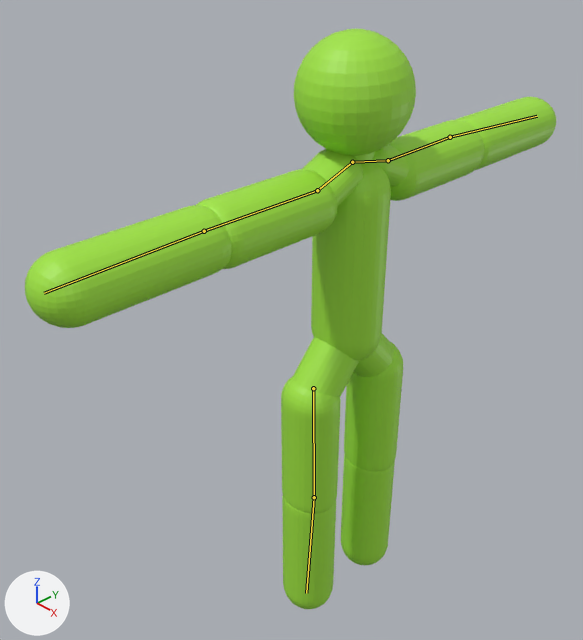
A saved change to the Blender file Models/Stickman2.blend.
Camera for both pictures: a 50 mm camera at (6.19, -7.42, 5.52) aimed at (-0.42, -1.21, 0.24). The lights are fixed; the arrows at lower left show +X, +Y and +Z. The bones that change are drawn over the model as lines.

Objects in the first picture: 'Arm1.L', 'Arm1.R', 'Arm2.L', 'Arm2.R', 'Body', 'Head', 'Hip.R', 'Leg1.L', 'Leg1.R', 'Leg2.L', 'Leg2.R', 'Shoulder.L', 'Shoulder.R'.
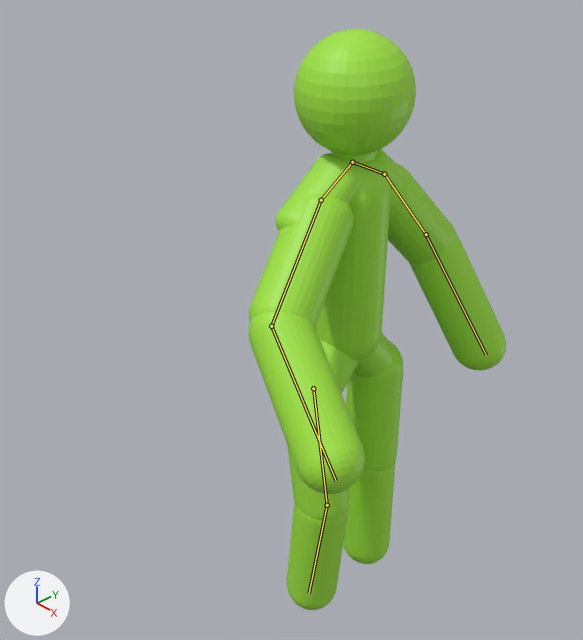
The newer file adds an action. The first version stands in its rest pose; the second is drawn at frame 1 of the action 'Idle'.

The edits, one by one:
Bone 'B.ShoulderL' (bone_b_shoulderl) turns from (0, 0, 0) to (-15, 0, 0) degrees about its own x, y and z.
Bone 'B.Arm2L' (bone_b_arm2l) turns from (0, 0, 0) to (-33, -3, -4) degrees about its own x, y and z.
Bone 'B.Arm1L' (bone_b_arm1l) turns from (0, 0, 0) to (-27, -11, -17) degrees about its own x, y and z.
Bone 'B.ShoulderR' (bone_b_shoulderr) turns from (0, 0, 0) to (13, 1, -1) degrees about its own x, y and z.
Bone 'B.Arm2R' (bone_b_arm2r) turns from (0, 0, 0) to (33, 16, -8) degrees about its own x, y and z.
Bone 'B.Arm1R' (bone_b_arm1r) turns from (0, 0, 0) to (19, 24, -29) degrees about its own x, y and z.
Bone 'B.Leg2R' (bone_b_leg2r) turns from (0, 0, 0) to (0, 0, 8) degrees about its own x, y and z.
Bone 'B.Leg1R' (bone_b_leg1r) turns from (0, 0, 0) to (0, 0, -14) degrees about its own x, y and z.

Where the change shows, as pixel boxes [x1, y1, x2, y2] in the pictures (583 x 640 px):
'Arm1.R', posed (43% narrower, 48% taller): before [25, 205, 231, 328]; after [249, 312, 365, 494]
'Arm2.R', posed: before [196, 169, 338, 269]; after [249, 194, 354, 327]
'Arm1.L', posed: before [456, 97, 556, 170]; after [409, 236, 506, 371]
'Arm2.L', posed: before [388, 120, 484, 201]; after [388, 163, 457, 264]
'Leg2.R', posed: before [281, 376, 341, 514]; after [288, 448, 349, 521]
'Leg1.R', posed (15% wider): before [282, 497, 336, 609]; after [287, 502, 349, 610]
'Leg2.L', posed: before [344, 342, 403, 472]; after [346, 342, 403, 472]
'Leg1.L', posed (7% shorter): before [341, 454, 395, 566]; after [343, 460, 396, 564]
'Shoulder.R', posed: before [302, 149, 363, 206]; after [275, 153, 363, 231]
'Shoulder.L', posed: before [373, 145, 409, 187]; after [374, 149, 403, 190]
'Hip.R', unchanged, covered by the edit: before [293, 337, 359, 397]; after [320, 340, 359, 393]
bone 'B.ShoulderL', root to tip: before (352, 162) to (388, 160); after (352, 162) to (384, 174)
bone 'B.Arm2L', root to tip: before (388, 160) to (450, 137); after (384, 174) to (426, 234)
bone 'B.Arm1L', root to tip: before (450, 137) to (537, 116); after (426, 234) to (486, 355)
bone 'B.ShoulderR', root to tip: before (352, 162) to (317, 190); after (352, 162) to (321, 200)
bone 'B.Arm2R', root to tip: before (317, 190) to (204, 231); after (321, 200) to (271, 326)
bone 'B.Arm1R', root to tip: before (204, 231) to (44, 293); after (271, 326) to (336, 481)
bone 'B.Leg2R', root to tip: before (313, 388) to (314, 497); after (313, 388) to (327, 505)
bone 'B.Leg1R', root to tip: before (314, 497) to (306, 593); after (327, 505) to (309, 593)
